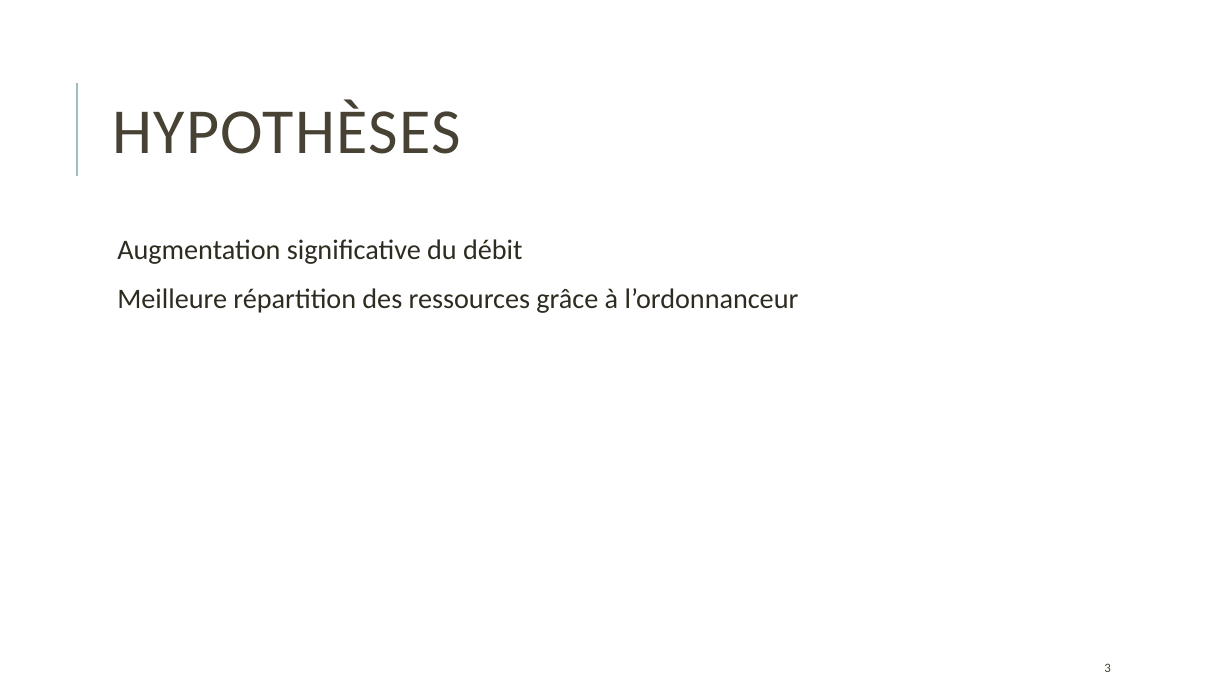
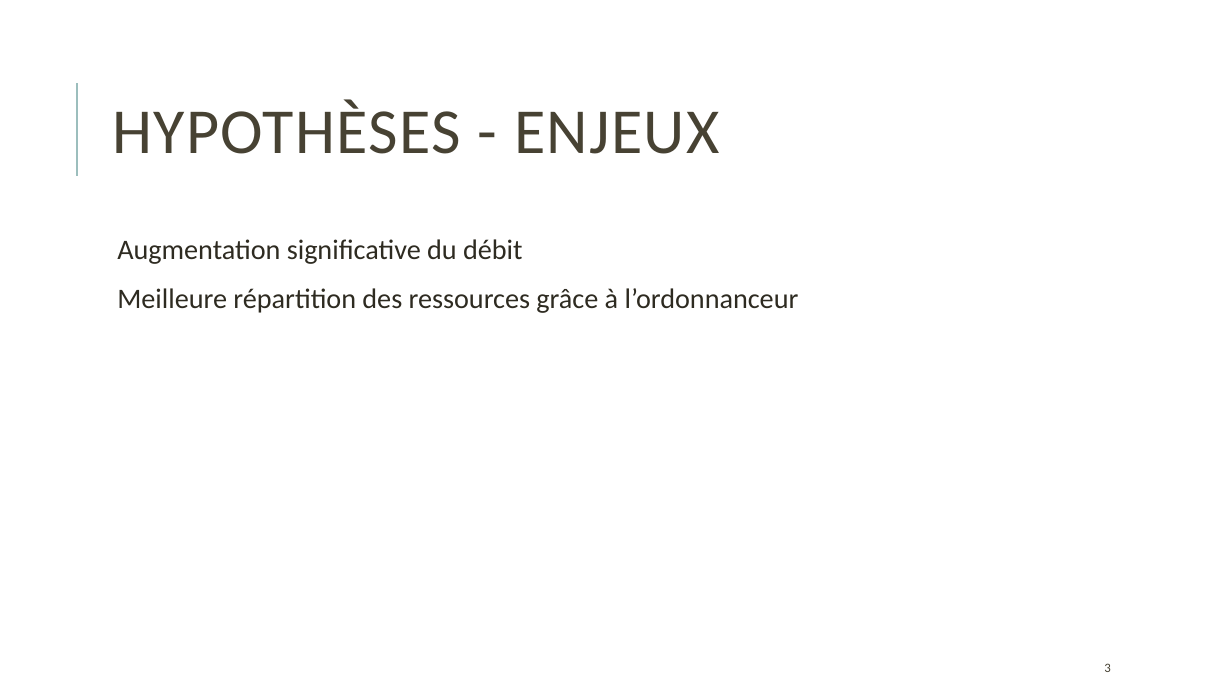
Before and after one commit to Krunchyy/Beamforming, a slide deck: slide 3 of Le BeamForming.pptx. Drawn at 1232x693 pixels with LibreOffice and Linux fonts; fonts in the diff are those of the drawing. Boxes give left, top, right and bottom in pixels: in the first picture for what was removed or moved away, otherwise in the second. Text is boxed around its words. In the diff, an @@ line names an element or a change of style, - is before the commit and + after.

```diff
--- a/Le BeamForming.pptx
+++ b/Le BeamForming.pptx
@@ title at box(113, 99, 719, 154): text changed @@
-HYPOTHÈSES
+HYPOTHÈSES - ENJEUX
```
Also in this commit, not shown: 1 other file.
